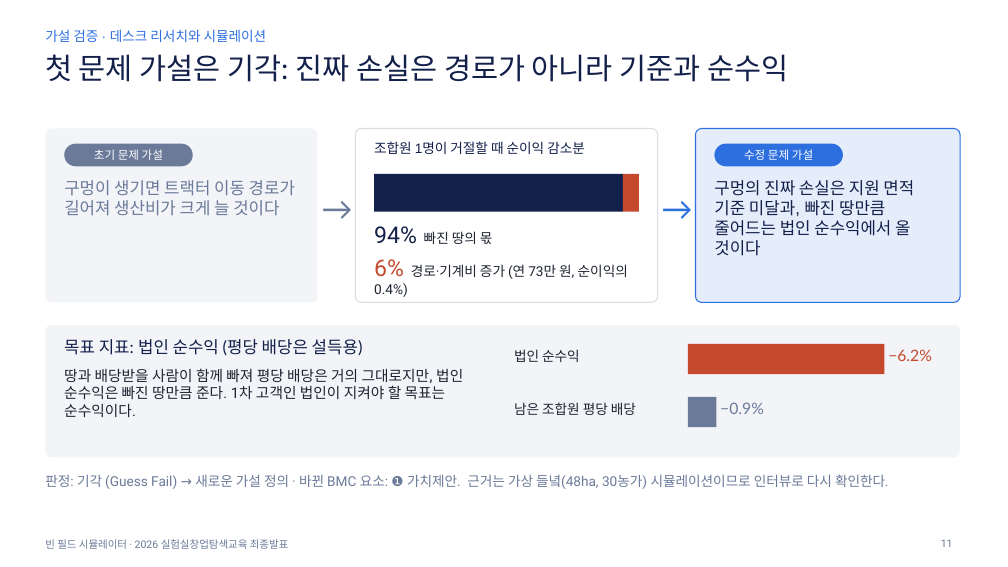
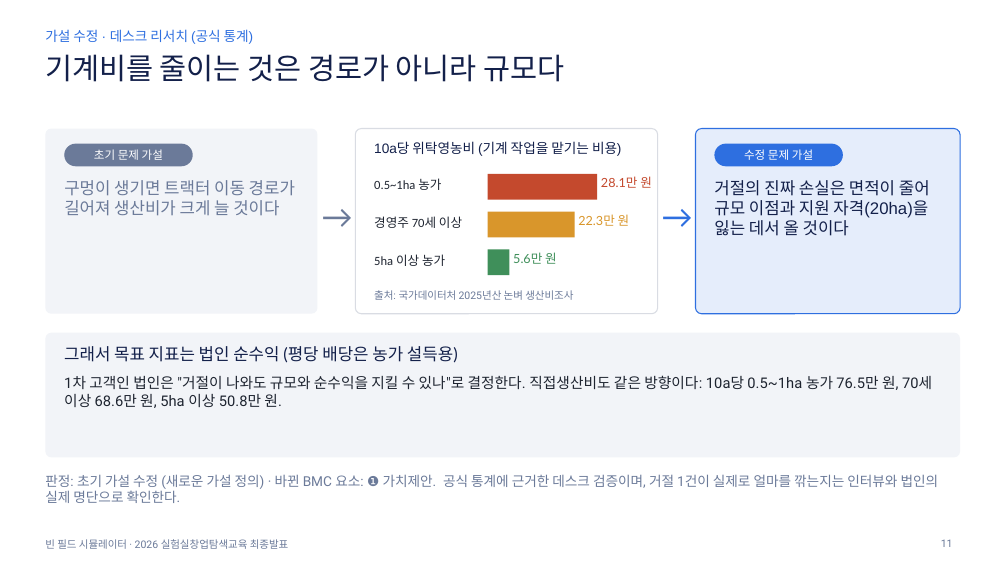
Before and after one commit to yean1234/Cooperative-farming-system, a slide deck: slide 11 of docs/빈필드시뮬레이터_최종발표.pptx. Drawn at 1008x567 pixels with LibreOffice and Linux fonts; fonts in the diff are those of the drawing. Boxes give left, top, right and bottom in pixels: in the first picture for what was removed or moved away, otherwise in the second. Text is boxed around its words. In the diff, an @@ line names an element or a change of style, - is before the commit and + after.

```diff
--- a/docs/빈필드시뮬레이터_최종발표.pptx
+++ b/docs/빈필드시뮬레이터_최종발표.pptx
@@ text at [45,29,254,44]: text changed @@
-가설 검증 · 데스크 리서치와 시뮬레이션
+가설 수정 · 데스크 리서치 (공식 통계)
@@ title at [45,54,564,82]: text changed @@
-첫 문제 가설은 기각: 진짜 손실은 경로가 아니라 기준과 순수익
+기계비를 줄이는 것은 경로가 아니라 규모다
@@ rounded rectangle: place and size @@
-rounded rectangle at [355,129,658,302]
+rounded rectangle at [355,129,658,314]
@@ text at [374,141,621,156]: text changed @@
-조합원 1명이 거절할 때 순이익 감소분
+10a당 위탁영농비 (기계 작업을 맡기는 비용)
@@ proportions changed in 3 elements at [355,129,658,314], [45,333,960,457], [696,129,960,314] @@
@@ rounded rectangle: place and size @@
-rounded rectangle at [696,129,960,302]
+rounded rectangle at [696,129,960,314]
@@ rectangle removed at [374,174,623,212] @@
@@ text added at [374,178,441,190], 12 pt, text #1E2430 @@
+0.5~1ha 농가
@@ rectangle: place and size @@
-rectangle at [623,174,639,212]
+rectangle at [488,174,597,200]
@@ text added at [601,176,652,188], 12 pt, text #C4492D @@
+28.1만 원
@@ text "→": place and size @@
-text "→" at [321,189,352,234]
+text "→" at [321,197,352,242]
@@ text "→": place and size @@
-text "→" at [662,189,692,234]
+text "→" at [662,197,692,242]
@@ text at [714,180,930,236]: text changed @@
-구멍의 진짜 손실은 지원 면적 기준 미달과, 빠진 땅만큼 줄어드는 법인 순수익에서 올 것이다
+거절의 진짜 손실은 면적이 줄어 규모 이점과 지원 자격(20ha)을 잃는 데서 올 것이다
@@ text at [374,216,462,228]: text changed; size 13 to 12 pt; font Roboto to Calibri @@
-6% 경로·기계비 증가 (연 73만 원, 순이익의 0.4%)
+경영주 70세 이상
@@ text removed at [374,226,493,244] @@
-94% 빠진 땅의 몫
@@ rectangle added at [488,212,575,237], fill #D9962B @@
@@ text added at [578,214,630,226], 12 pt, text #D9962B @@
+22.3만 원
@@ text added at [374,254,445,266], 12 pt, text #1E2430 @@
+5ha 이상 농가
@@ rectangle added at [488,250,510,275], fill #3F8F5A @@
@@ text added at [513,252,557,264], 12 pt, text #3F8F5A @@
+5.6만 원
@@ text added at [374,290,573,300], 10 pt, text #6B7A99 @@
+출처: 국가데이터처 2025년산 논벼 생산비조사
@@ rounded rectangle: place and size @@
-rounded rectangle at [45,325,960,457]
+rounded rectangle at [45,333,960,457]
@@ text at [64,346,458,363]: text changed @@
-목표 지표: 법인 순수익 (평당 배당은 설득용)
+그래서 목표 지표는 법인 순수익 (평당 배당은 농가 설득용)
@@ text removed at [514,349,580,362] @@
-법인 순수익
@@ rectangle removed at [688,344,885,374] @@
@@ text removed at [888,349,932,361] @@
-−6.2%
@@ text removed at [64,368,463,417] @@
-땅과 배당받을 사람이 함께 빠져 평당 배당은 거의 그대로지만, 법인 순수익은 빠진 땅만큼 준다. 1차 고객인 법인이 지켜야 할 목표는 순수익이다.
@@ text added at [64,375,932,408], 14 pt, text #1E2430 @@
+1차 고객인 법인은 "거절이 나와도 규모와 순수익을 지킬 수 있나"로 결정한다. 직접생산비도 같은 방향이다: 10a당 0.5~1ha 농가 76.5만 원, 70세 이상 68.6만 원, 5ha 이상 50.8만 원.
@@ text removed at [514,402,636,415] @@
-남은 조합원 평당 배당
@@ rectangle removed at [688,397,717,427] @@
@@ text removed at [720,402,764,414] @@
-−0.9%
@@ text at [45,474,939,503]: text changed @@
-판정: 기각 (Guess Fail) → 새로운 가설 정의 · 바뀐 BMC 요소: ❶ 가치제안. 근거는 가상 들녘(48ha, 30농가) 시뮬레이션이므로 인터뷰로 다시 확인한다.
+판정: 초기 가설 수정 (새로운 가설 정의) · 바뀐 BMC 요소: ❶ 가치제안. 공식 통계에 근거한 데스크 검증이며, 거절 1건이 실제로 얼마를 깎는지는 인터뷰와 법인의 실제 명단으로 확인한다.
```
Also in this commit, not shown: 2 other slides changed, 2 other files.
